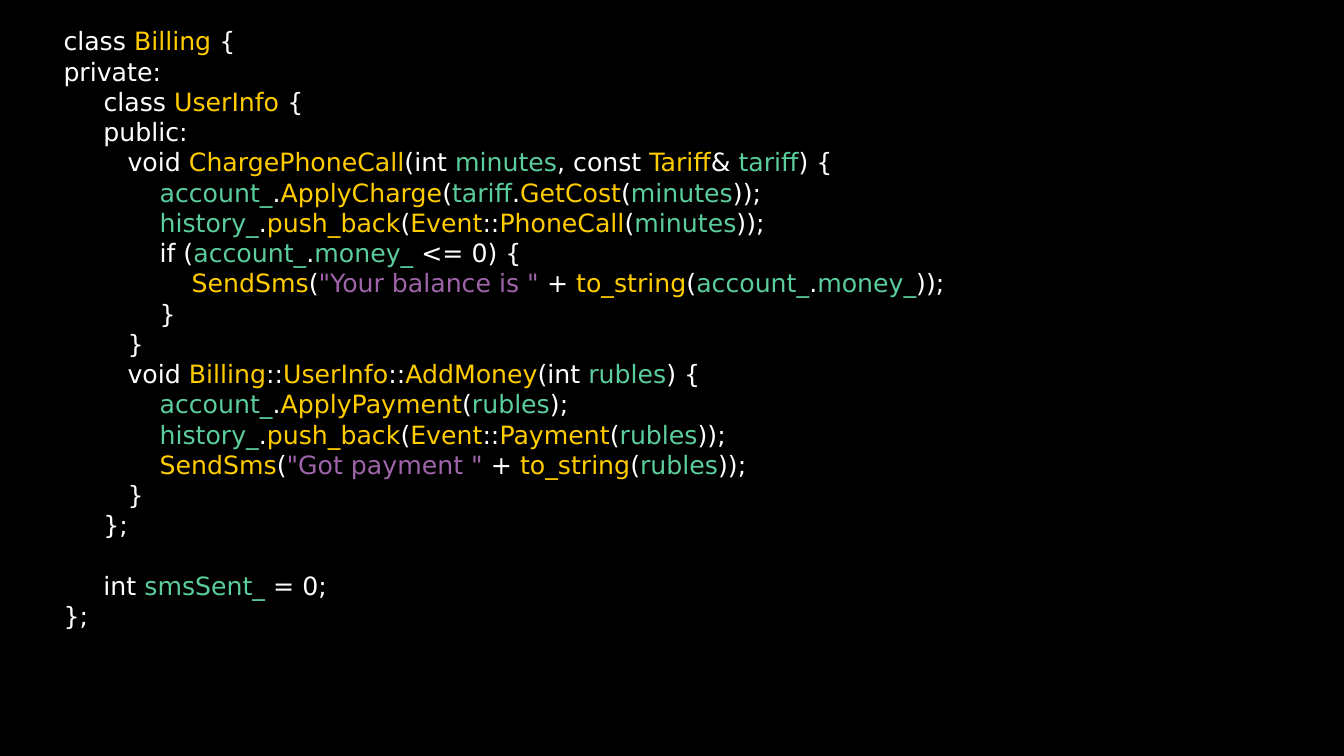
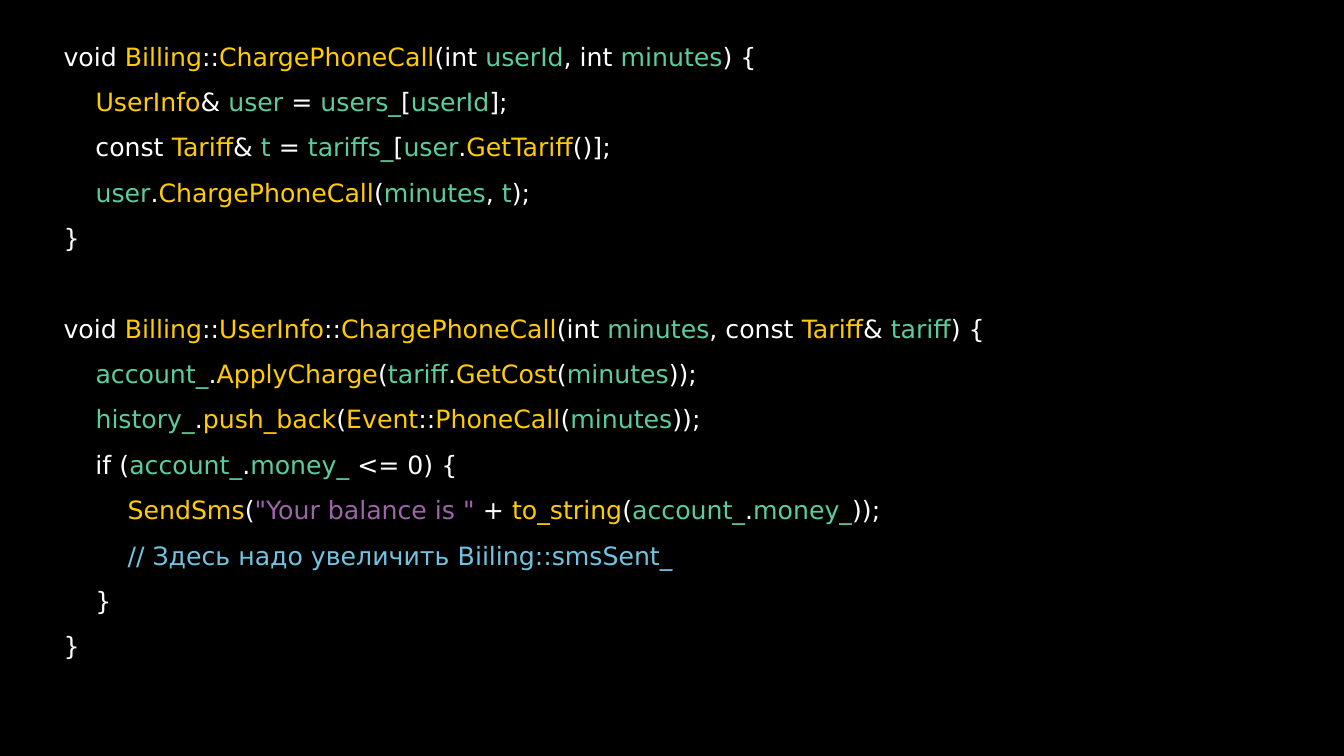
Before and after one commit to ishfb/cpprus17, a slide deck: slide 36 of slides.pptx (slide 35 before the commit). Drawn at 1344x756 pixels with LibreOffice and Linux fonts; fonts in the diff are those of the drawing. Boxes give left, top, right and bottom in pixels: in the first picture for what was removed or moved away, otherwise in the second. Text is boxed around its words. In the diff, an @@ line names an element or a change of style, - is before the commit and + after.

```diff
--- a/slides.pptx
+++ b/slides.pptx
@@ text at [64,47,961,571]: text changed @@
-class Billing {
-private:
-class UserInfo {
-public:
-void ChargePhoneCall(int minutes, const Tariff& tariff) {
-account_.ApplyCharge(tariff.GetCost(minutes));
-history_.push_back(Event::PhoneCall(minutes));
-if (account_.money_ <= 0) {
-SendSms("Your balance is " + to_string(account_.money_));
-}
-}
-void Billing::UserInfo::AddMoney(int rubles) {
-account_.ApplyPayment(rubles);
-history_.push_back(Event::Payment(rubles));
-SendSms("Got payment " + to_string(rubles));
-}
-};
-int smsSent_ = 0;
-};
+void Billing::ChargePhoneCall(int userId, int minutes) {
+UserInfo& user = users_[userId];
+const Tariff& t = tariffs_[user.GetTariff()];
+user.ChargePhoneCall(minutes, t);
+}
+void Billing::UserInfo::ChargePhoneCall(int minutes, const Tariff& tariff) {
+account_.ApplyCharge(tariff.GetCost(minutes));
+history_.push_back(Event::PhoneCall(minutes));
+if (account_.money_ <= 0) {
+SendSms("Your balance is " + to_string(account_.money_));
+// Здесь надо увеличить Biiling::smsSent_
+}
+}
```
Also in this commit, not shown: 2 other slides changed, 11 slides added, 1 other file.
